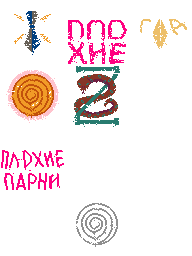
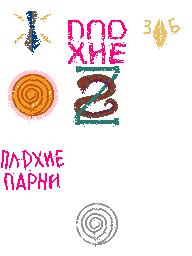
Layer changes from the first 192x256 image to the second:
painted on "Layer 3" over [left=140, top=19, right=187, bottom=35]
added layer "Layer 4" above "Layer 1" over [left=143, top=18, right=183, bottom=35]
